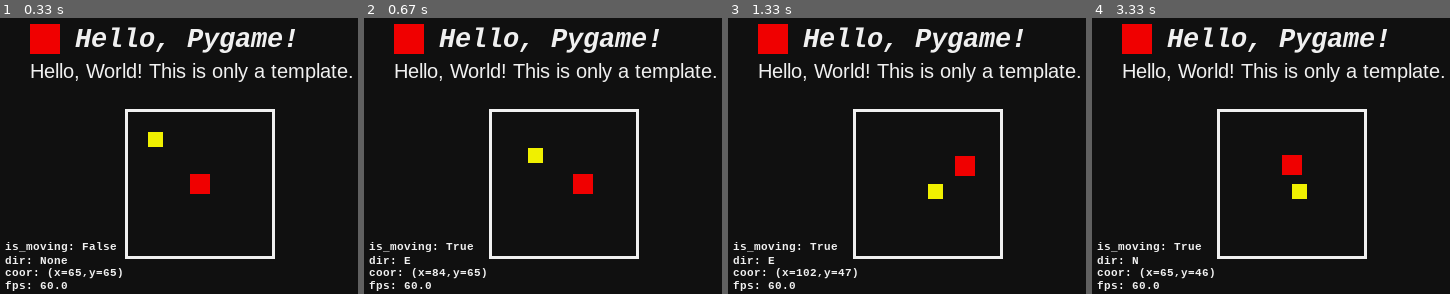
Above: before the commit, frames 1-4 (left to right).
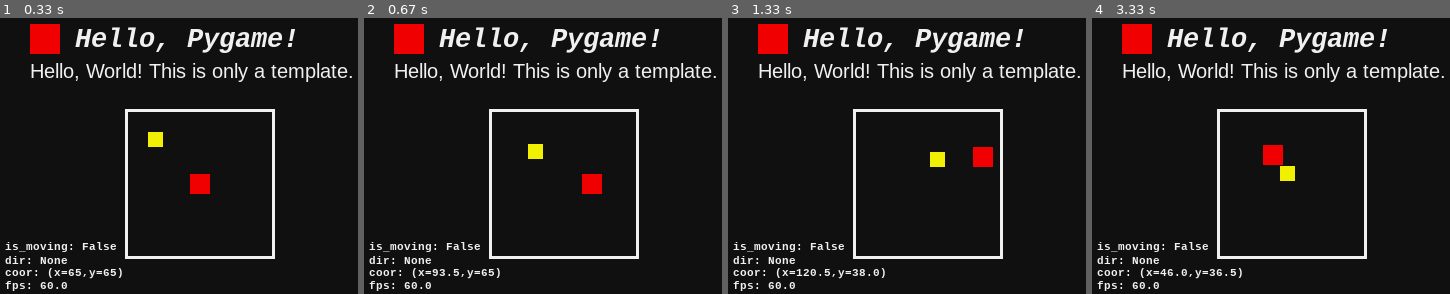
Above: after the commit, the same moments.

Repository: BynJerL/Pygame-Experiment
Game: pygame game, started from hello_world.py
Same seed, same stepped clock (60 frames per second), same inputs: the game is played once before the commit and once after it.
Inputs:
- Up to frame 1 (0.33 s): no input
- Up to frame 2 (0.67 s): hold Right from 0.33 s (still down)
- Up to frame 3 (1.33 s): release Right at 0.8 s; hold Up 0.83-1.13 s; hold Right from 1.17 s (still down)
- Up to frame 4 (3.33 s): release Right at 1.63 s; hold Left 1.67-2.2 s; hold Down 2.23-2.53 s; hold Left 2.57-2.97 s; hold Up from 3 s (still down)

Frame 1 is identical in both runs. In frame 2, 1.0% of the frame differs, in the area x 11-67%, y 45-95%; in frame 3, 1.8%, in the area x 11-75%, y 46-95%; in frame 4, 1.7%.

Commit message:
Fix Follower movement; Add `speed` to Player.

Diff:
--- a/hello_world.py
+++ b/hello_world.py
@@ -1,13 +1,14 @@
 import pygame as pg
 
 class Player:
-    def __init__(self, width: int = 20, height:int = 20):
+    def __init__(self, width: int = 20, height:int = 20, speed = 1.5):
         self.width = width
         self.height = height
         self.posX = 75 - width // 2
         self.posY = 75 - height // 2
         self.lastX = self.posX
         self.lastY = self.posY
+        self.speed = speed
 
         self.isMoving = False
         self.direction = None
@@ -32,19 +33,19 @@
         pg.draw.rect(root, (240, 0, 0), sprite)
 
     def moveLeft(self):
-        self.posX = max(0, self.posX - 1)
+        self.posX = max(0, self.posX - self.speed)
         self.isMoving = True
 
     def moveRight(self):
-        self.posX = min(150 - self.width, self.posX + 1)
+        self.posX = min(150 - self.width, self.posX + self.speed)
         self.isMoving = True
 
     def moveTop(self):
-        self.posY = max(0, self.posY - 1)
+        self.posY = max(0, self.posY - self.speed)
         self.isMoving = True
 
     def moveBottom(self):
-        self.posY = min(150 - self.height, self.posY + 1)
+        self.posY = min(150 - self.height, self.posY + self.speed)
         self.isMoving = True
 
     def getLastCoor(self):
@@ -119,7 +120,7 @@
         self.posY += stepY
 
         self.posX = min(150 - self.width, max(0, self.posX))
-        self.posY = min(150 - self.height, max(0, self.posX))
+        self.posY = min(150 - self.height, max(0, self.posY))
 
     def draw(self):
         pg.draw.rect(root, (240, 240, 0), self.getSprite())
